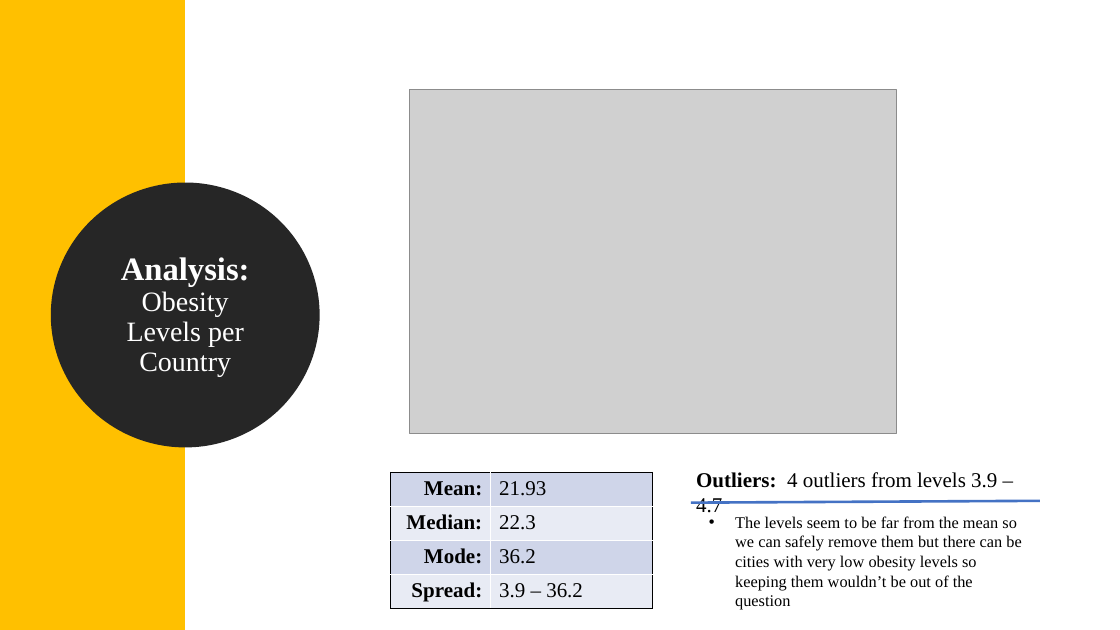
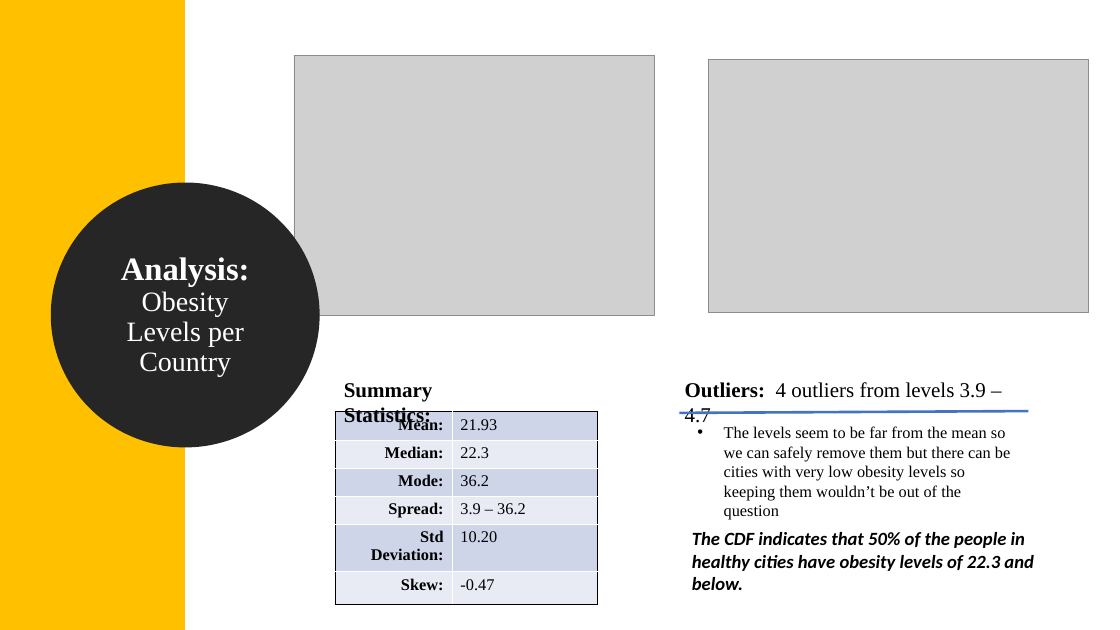
Before and after one commit to catie-williams/bu-dsc, a slide deck: slide 5 of DSC530/Healthiest City/Healthy Lifestyles.pptx. Drawn at 1120x630 pixels with LibreOffice and Linux fonts; fonts in the diff are those of the drawing; grey boxes stand for pictures. Boxes give left, top, right and bottom in pixels: in the first picture for what was removed or moved away, otherwise in the second. Text is boxed around its words. In the diff, an @@ line names an element or a change of style, - is before the commit and + after.

```diff
--- a/DSC530/Healthiest City/Healthy Lifestyles.pptx
+++ b/DSC530/Healthiest City/Healthy Lifestyles.pptx
@@ picture added at (294, 55, 655, 315) @@
@@ picture added at (709, 60, 1089, 313) @@
@@ picture removed at (410, 90, 897, 434) @@
@@ text added at (344, 383, 433, 427), 18 pt, text #000000, bold @@
+Summary Statistics:
@@ table at (336, 412, 598, 595) @@
+row 5: Std Deviation: | 10.20
+row 6: Skew: | -0.47
@@ table: place and size @@
-table at (391, 472, 653, 608)
+table at (336, 412, 598, 595)
@@ 2 texts, 1 line: place and size @@
-2 texts, 1 line at (691, 472, 1040, 591)
+2 texts, 1 line at (680, 382, 1028, 501)
@@ text added at (692, 532, 1033, 590), 16 pt, text #000000, bold, italic @@
+The CDF indicates that 50% of the people in healthy cities have obesity levels of 22.3 and below.
```
Also in this commit, not shown: 7 other slides changed, 1 slide added, 2 slides removed, 3 other files.
